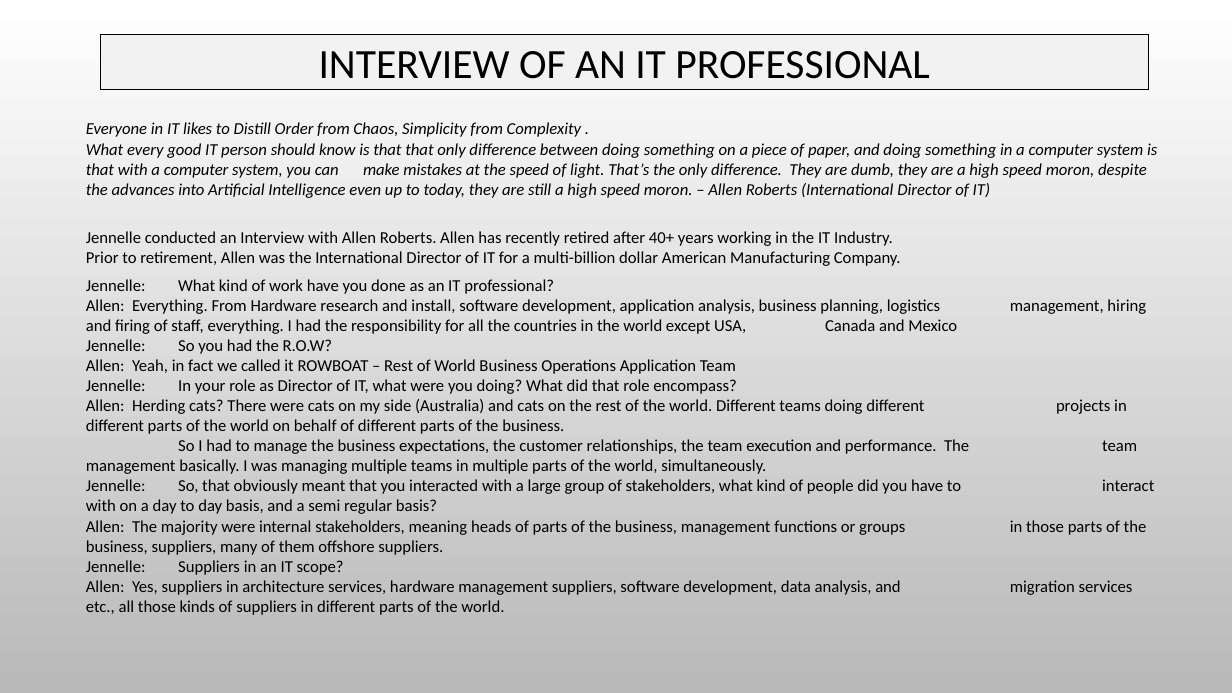
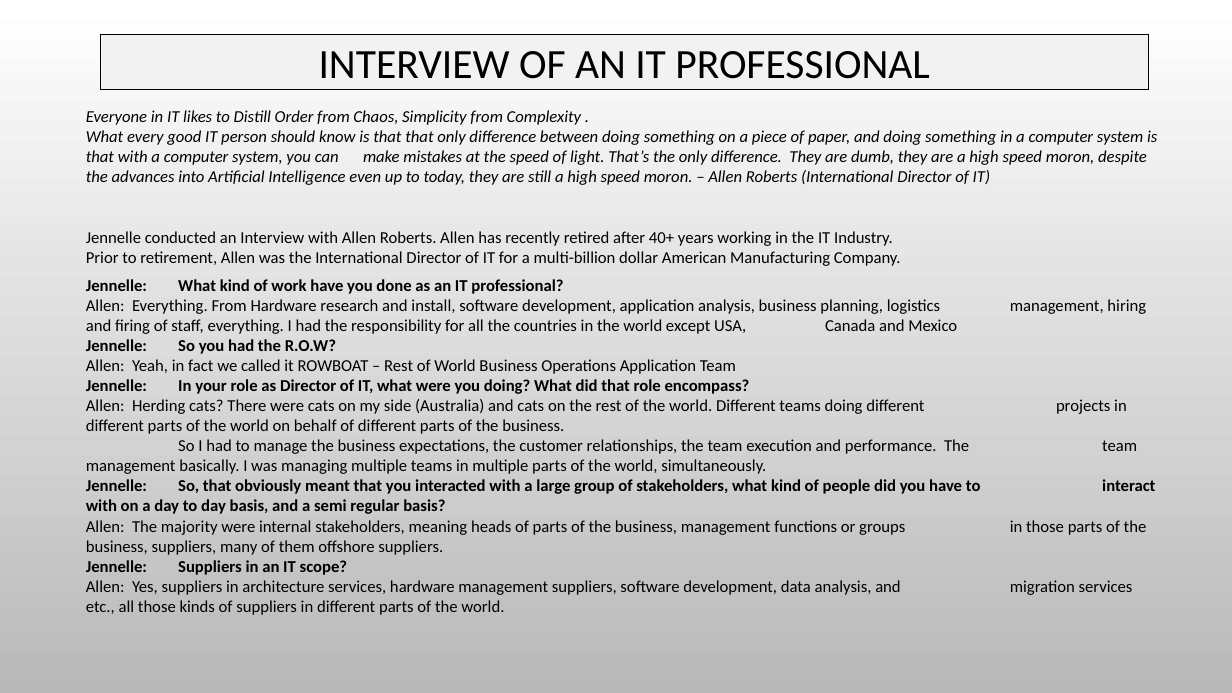
Before and after one commit to s3805194/Restless-Bolters, a slide deck: slide 11 of The Restless Bolters Assessment Report.pptx (slide 10 before the commit). Drawn at 1232x693 pixels with LibreOffice and Linux fonts; fonts in the diff are those of the drawing; background and template pictures are left out. Boxes give left, top, right and bottom in pixels: in the first picture for what was removed or moved away, otherwise in the second. Text is boxed around its words. In the diff, an @@ line names an element or a change of style, - is before the commit and + after.

```diff
--- a/The Restless Bolters Assessment Report.pptx
+++ b/The Restless Bolters Assessment Report.pptx
@@ text "Everyone in IT likes to ...": place and size @@
-text "Everyone in IT likes to ..." at (86, 122, 1157, 198)
+text "Everyone in IT likes to ..." at (86, 110, 1157, 185)
@@ text at (86, 279, 981, 575): bold on in "Jennelle: What kind of work have you ...", "Jennelle: So you had the R.O.W?", "Jennelle: In your role as Director of ...", "Jennelle: So, that obviously meant that you ..." and 1 more places @@
```
Also in this commit, not shown: 6 other slides changed, 10 slides added, 1 slide removed.
